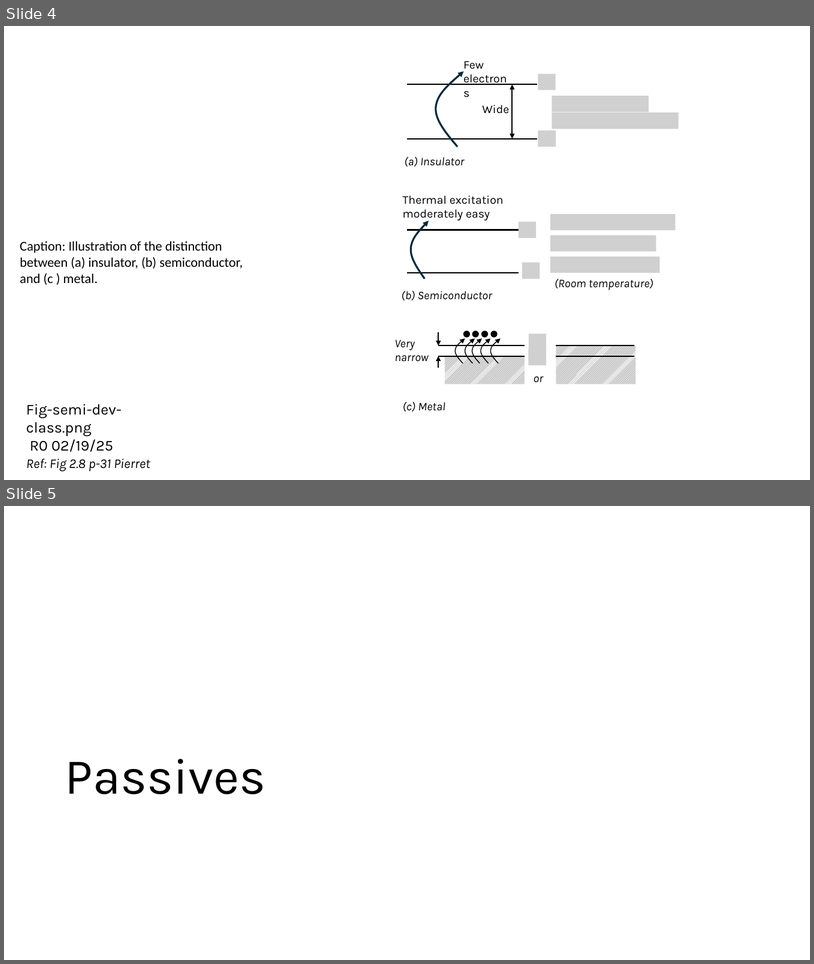
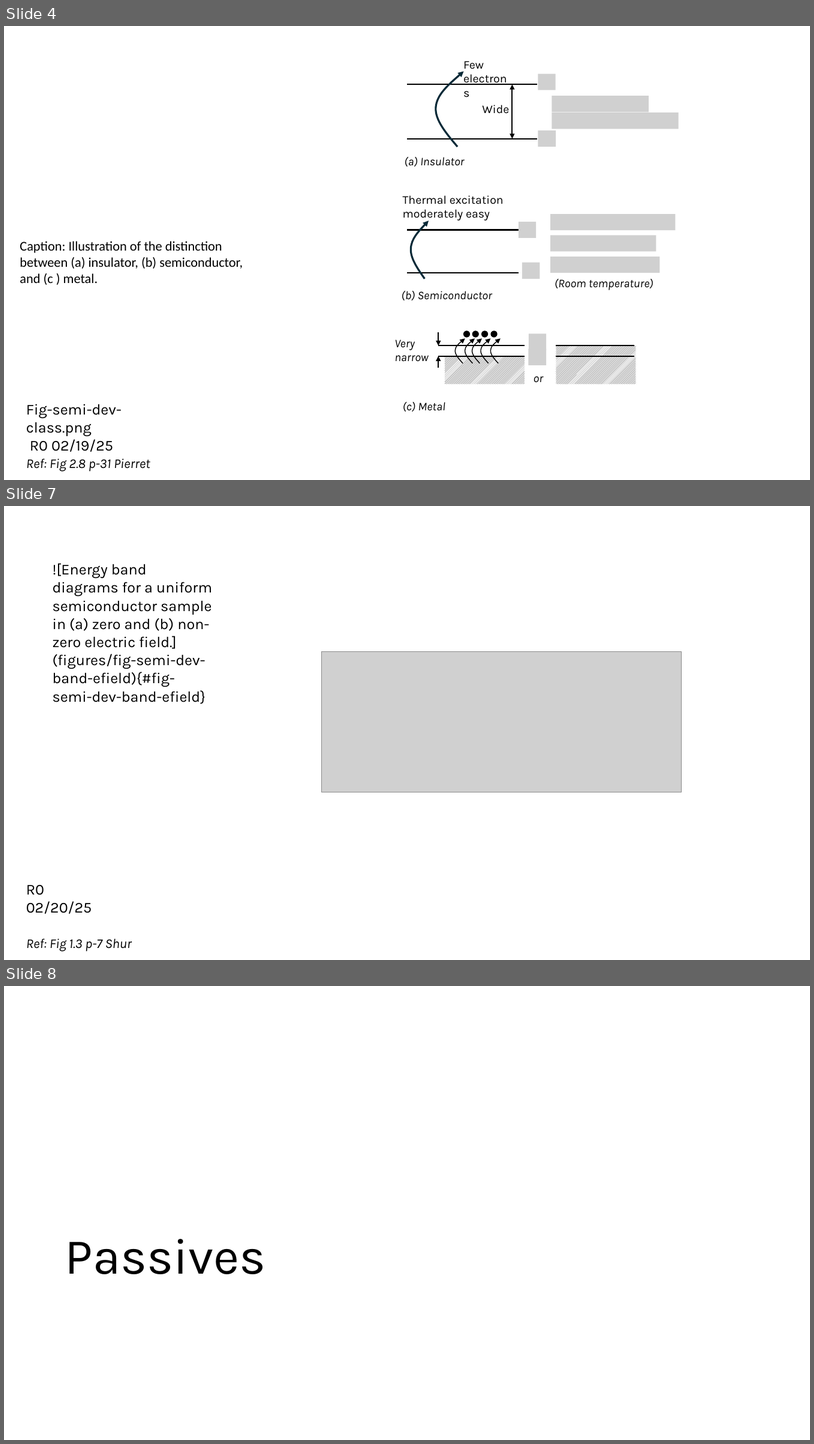
Before and after one commit to mixignal-press/ebook-ice1, a slide deck: figures/fig.pptx. Shown one above the other, each under a label of ours: slides 4 and 5 before the commit, slides 4, 7 and 8 after it; the slides between them are not shown. The pictures are 814x964 and 814x1444 pixels, drawn with LibreOffice and Linux fonts; fonts in the diff are those of the drawing; grey boxes stand for pictures. Boxes give left, top, right and bottom in pixels: in the first picture for what was removed or moved away, otherwise in the second. Text is boxed around its words. In the diff, an @@ line names an element or a change of style, - is before the commit and + after.

```diff
--- a/figures/fig.pptx
+++ b/figures/fig.pptx
@@ slide 7 added at <box>4,506,810,960</box>, background #FFFFFF @@
@@ text added at <box>53,563,212,704</box>, 18 pt, text #000000 @@
+![Energy band diagrams for a uniform semiconductor sample in (a) zero and (b) non-zero electric field.](figures/fig-semi-dev-band-efield){#fig-semi-dev-band-efield}
@@ picture added at <box>321,652,681,792</box> @@
@@ text added at <box>26,885,92,913</box>, 18 pt, text #000000 @@
+R0 02/20/25
@@ text added at <box>26,938,132,951</box>, 16 pt, text #000000, italic @@
+Ref: Fig 1.3 p-7 Shur
@@ what was slide 5 is now slide 8 @@
```
Also in this commit, not shown: 2 other slides added, 4 other files.
